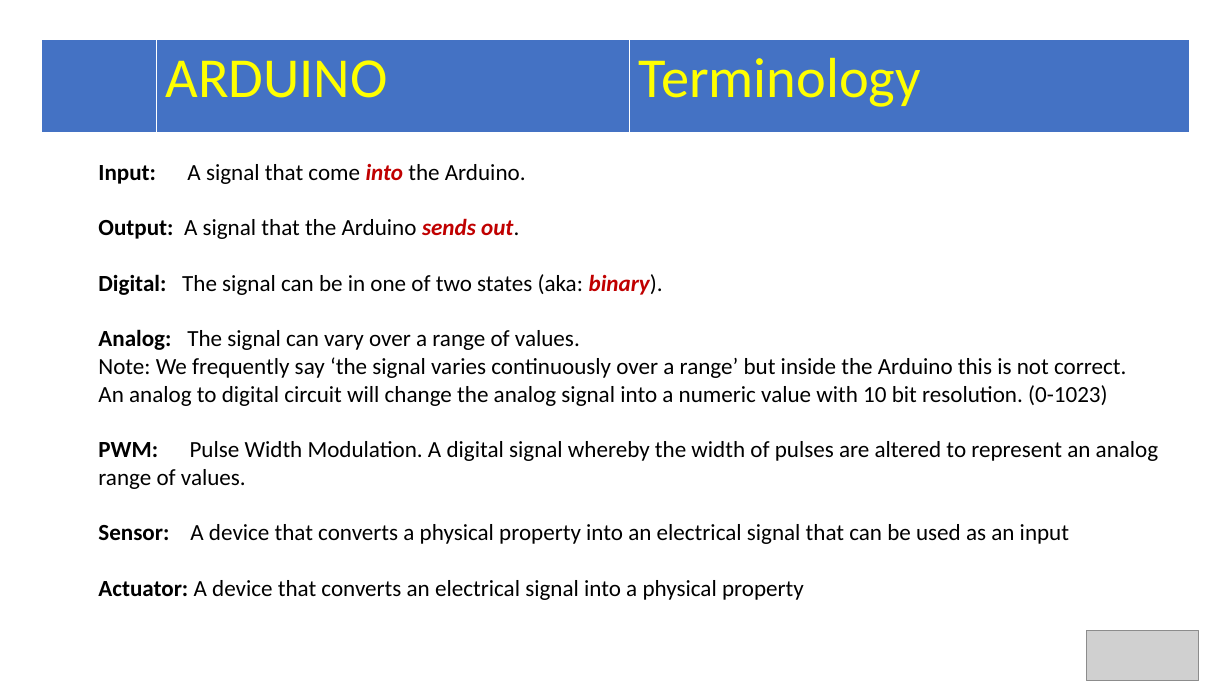
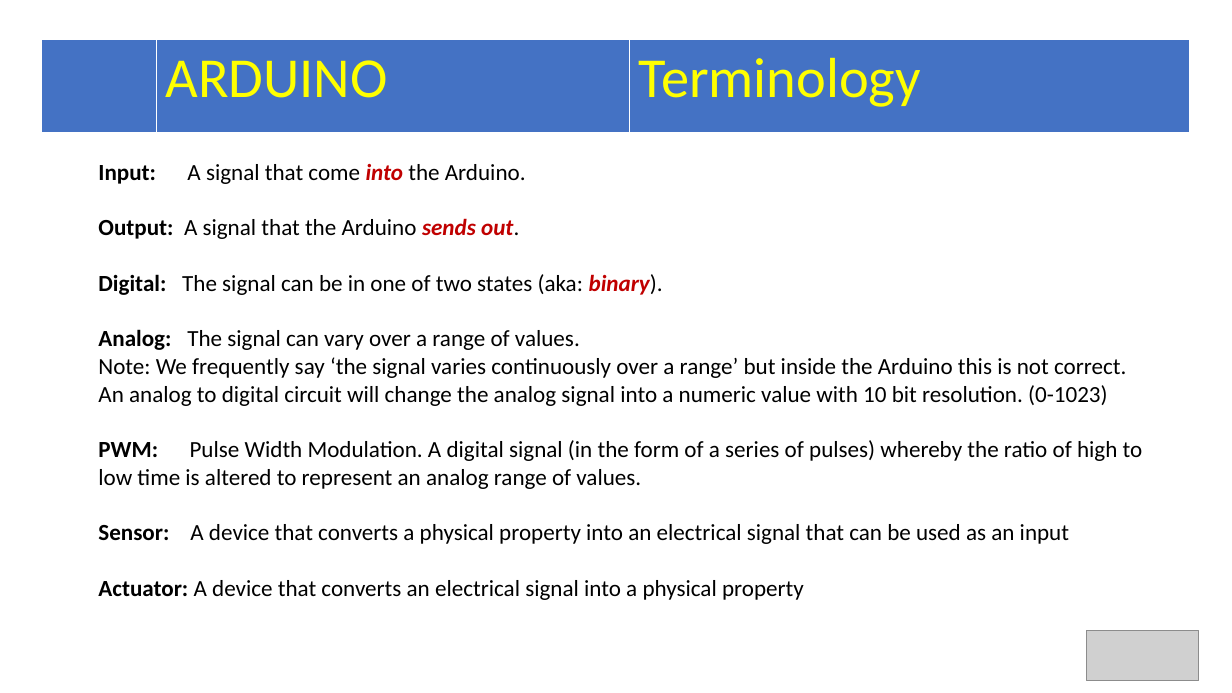
Before and after one commit to Alan-Lomax/MERG-SIG-Presentations, a slide deck: slide 3 of Arduino IO Compendium.pptx. Drawn at 1232x693 pixels with LibreOffice and Linux fonts; fonts in the diff are those of the drawing; grey boxes stand for pictures. Boxes give left, top, right and bottom in pixels: in the first picture for what was removed or moved away, otherwise in the second. Text is boxed around its words. In the diff, an @@ line names an element or a change of style, - is before the commit and + after.

```diff
--- a/Arduino IO Compendium.pptx
+++ b/Arduino IO Compendium.pptx
@@ text at box(98, 440, 1143, 489): text changed @@
-PWM: Pulse Width Modulation. A digital signal whereby the width of pulses are altered to represent an analog range of values.
+PWM: Pulse Width Modulation. A digital signal (in the form of a series of pulses) whereby the ratio of high to low time is altered to represent an analog range of values.
```
Also in this commit, not shown: 19 other slides changed, 1 slide added.
